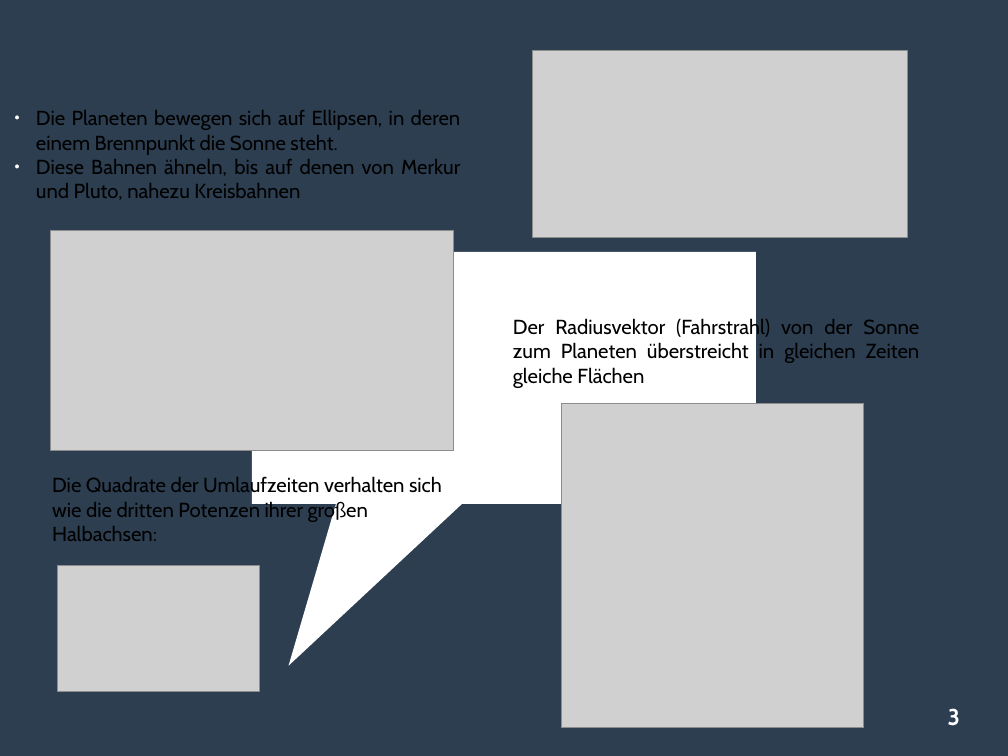
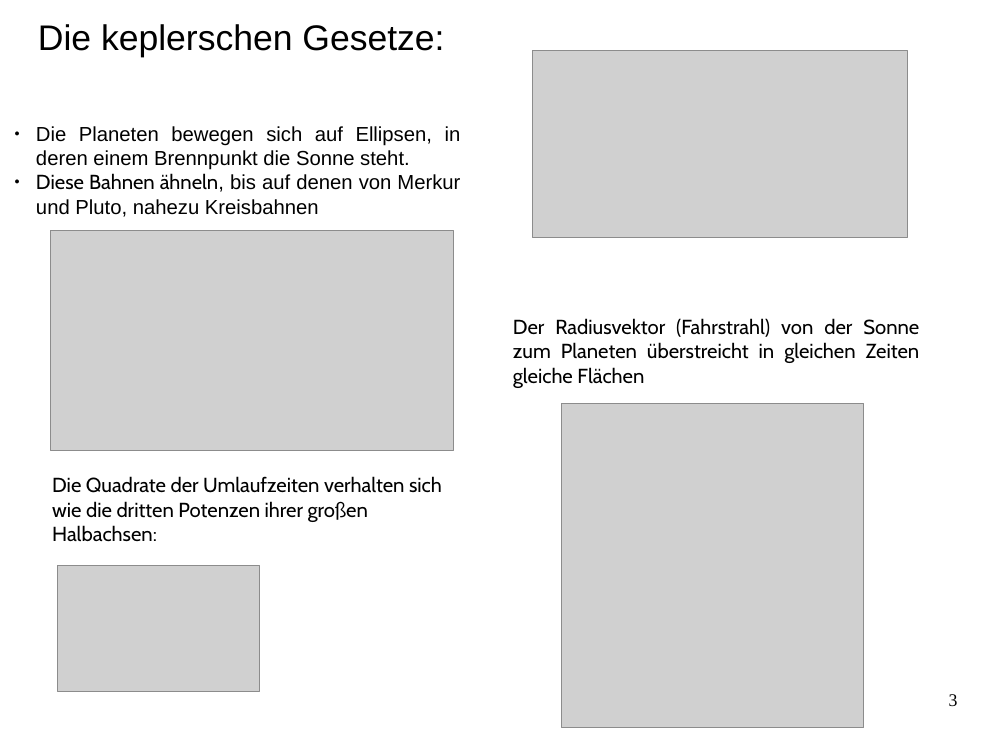
Before and after one commit to x1LL1x/sonnensystem, a slide deck: slide 3 of Präsentation/Projektpräsentation_Sonnensystem.odp. Drawn at 1008x756 pixels with LibreOffice and Linux fonts; fonts in the diff are those of the drawing; grey boxes stand for pictures. Boxes give left, top, right and bottom in pixels: in the first picture for what was removed or moved away, otherwise in the second. Text is boxed around its words. In the diff, an @@ line names an element or a change of style, - is before the commit and + after.

```diff
--- a/Präsentation/Projektpräsentation_Sonnensystem.odp
+++ b/Präsentation/Projektpräsentation_Sonnensystem.odp
@@ background #2C3E50 to #FFFFFF @@
@@ title added at (x1=38, y1=24, x2=444, y2=57), 28 pt, text #000000 @@
+Die keplerschen Gesetze:
@@ subtitle "Die Planeten bewegen sich auf ..." at (x1=36, y1=126, x2=461, y2=217): font Cabin to Arial in "Die Planeten bewegen sich auf Ellipsen, in ...", "ähneln, bis auf denen von Merkur und ..."; bullet colour #FFFFFF to #000000 @@
@@ speech box removed at (x1=252, y1=252, x2=756, y2=505) @@
@@ page number moved from (x1=948, y1=708, x2=960, y2=726) to (x1=949, y1=694, x2=958, y2=706) @@
@@ page number at (x1=949, y1=694, x2=958, y2=706): size 18 to 14 pt, font Cabin to Times New Roman, text colour #FFFFFF to #000000, bold off; alignment centre to right; vertical alignment middle to top @@
```
Also in this commit, not shown: 3 other slides changed, 5 slides added, 1 slide removed, 7 other files.
